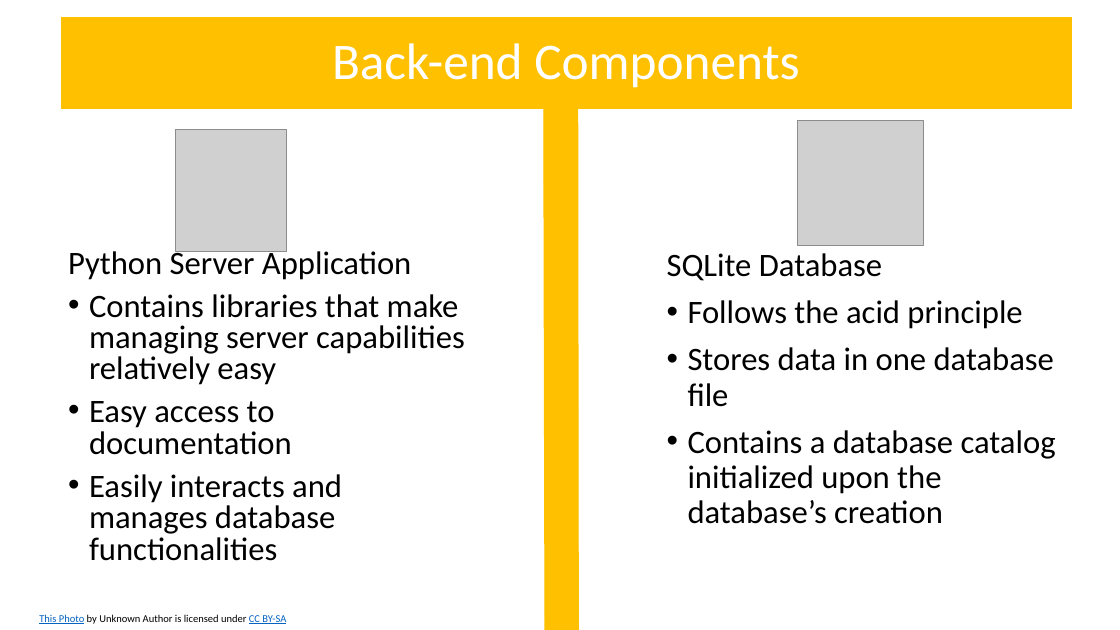
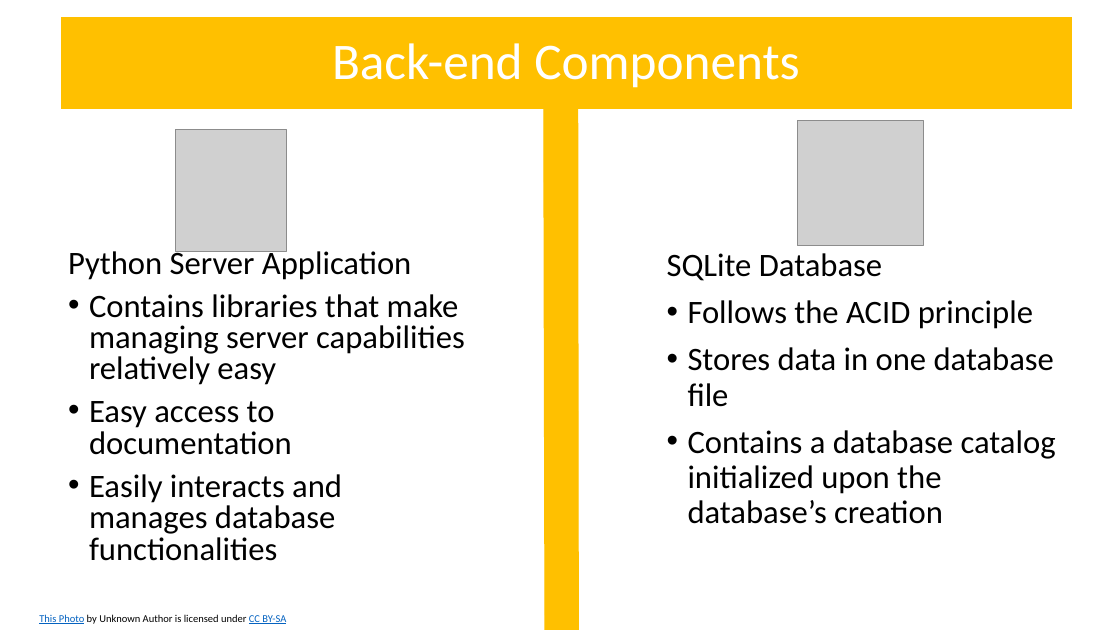
Before and after one commit to nannohk/Javascript_Frameworks_health_management_app, a slide deck: slide 4 of CaregiverApp.pptx. Drawn at 1120x630 pixels with LibreOffice and Linux fonts; fonts in the diff are those of the drawing; grey boxes stand for pictures. Boxes give left, top, right and bottom in pixels: in the first picture for what was removed or moved away, otherwise in the second. Text is boxed around its words. In the diff, an @@ line names an element or a change of style, - is before the commit and + after.

```diff
--- a/CaregiverApp.pptx
+++ b/CaregiverApp.pptx
@@ text at bbox=[688, 300, 1033, 329]: text changed @@
-• Follows the acid principle
+• Follows the ACID principle
```
Also in this commit, not shown: 6 other files.
